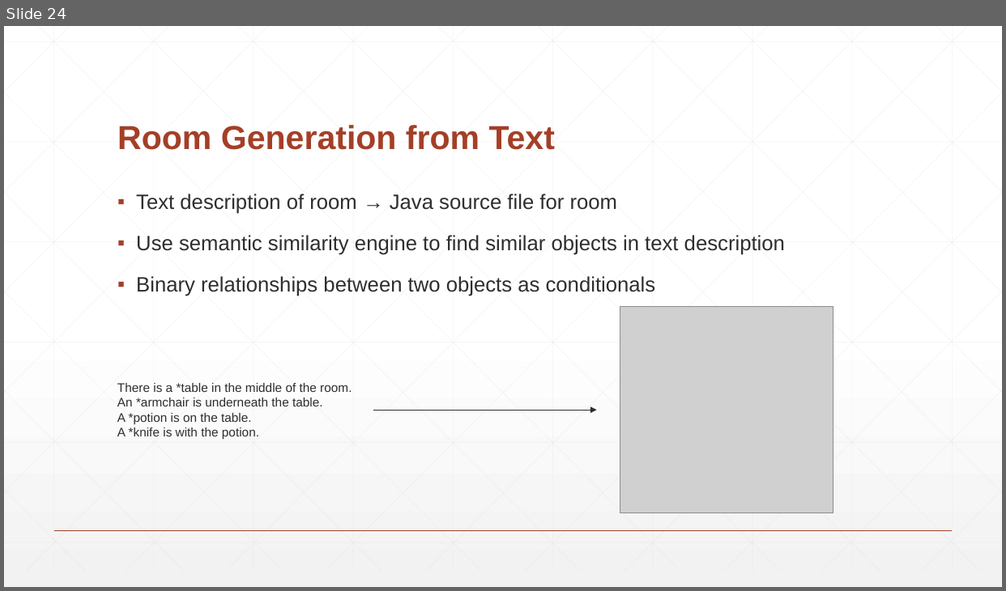
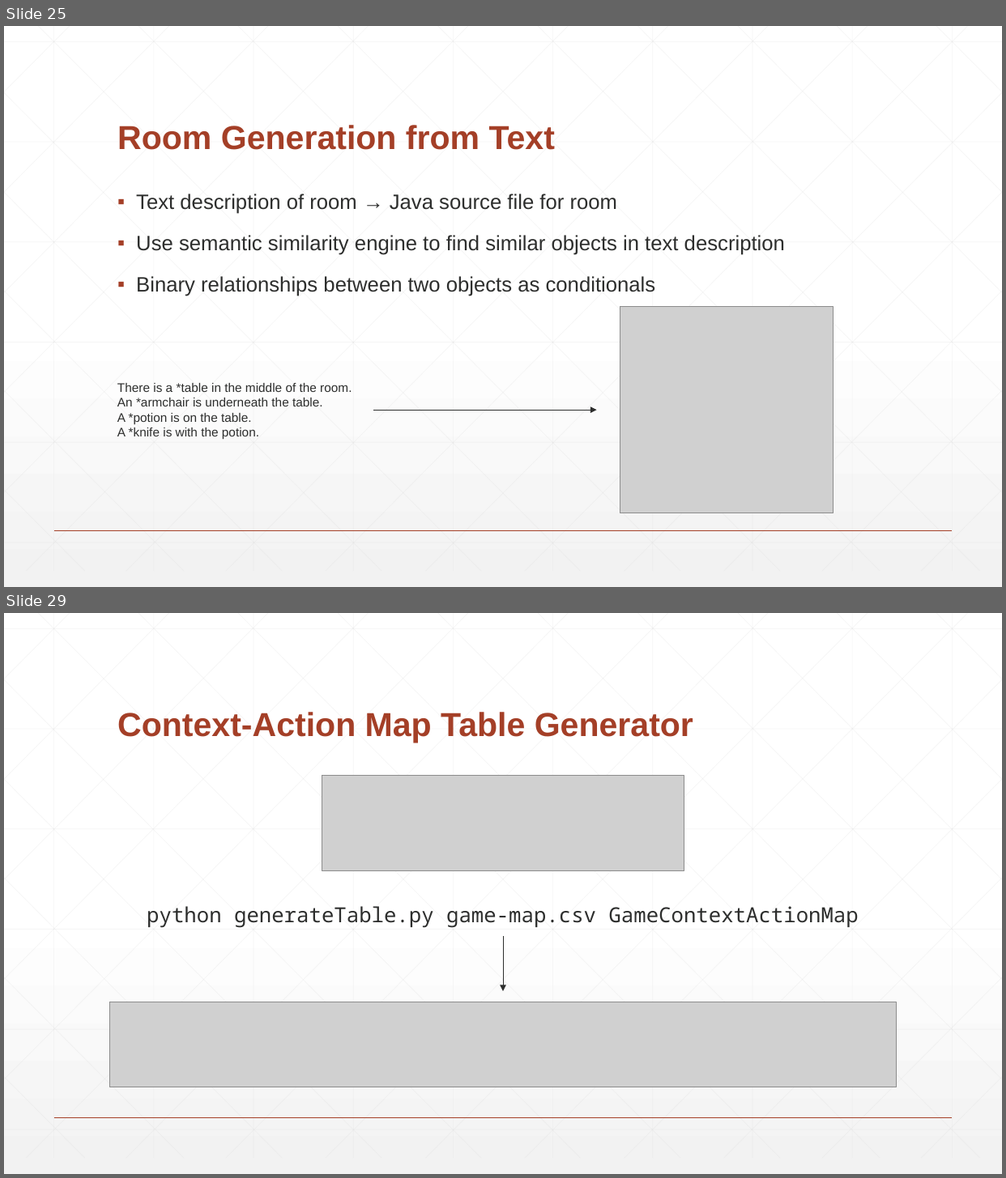
Before and after one commit to BaronKhan/VoiceRecognitionRPG, a slide deck: presentation/presentation.pptx. Shown one above the other, each under a label of ours: slide 24 before the commit, slides 25 and 29 after it; the slides between them are not shown. The pictures are 1006x591 and 1006x1178 pixels, drawn with LibreOffice and Linux fonts; fonts in the diff are those of the drawing; grey boxes stand for pictures. Boxes give left, top, right and bottom in pixels: in the first picture for what was removed or moved away, otherwise in the second. Text is boxed around its words. In the diff, an @@ line names an element or a change of style, - is before the commit and + after.

```diff
--- a/presentation/presentation.pptx
+++ b/presentation/presentation.pptx
@@ slide 29 added at <box>4,613,1002,1174</box>, background gradient #FFFFFF to #F2F2F2; not listed: 47 template elements that a slide beside it also shows @@
@@ title added at <box>117,712,693,743</box>, 32 pt, text #A43F27, bold @@
+Context-Action Map Table Generator
@@ picture added at <box>322,776,684,871</box> @@
@@ text added at <box>147,906,859,928</box>, 20 pt, text #2D2E2D @@
+python generateTable.py game-map.csv GameContextActionMap
@@ arrow added from (503, 936) to (503, 992), #2D2E2D 0.5 pt @@
@@ picture added at <box>110,1003,897,1087</box> @@
@@ what was slide 24 is now slide 25 @@
```
Also in this commit, not shown: 7 slides changed, 9 other slides added, 3 other files.
